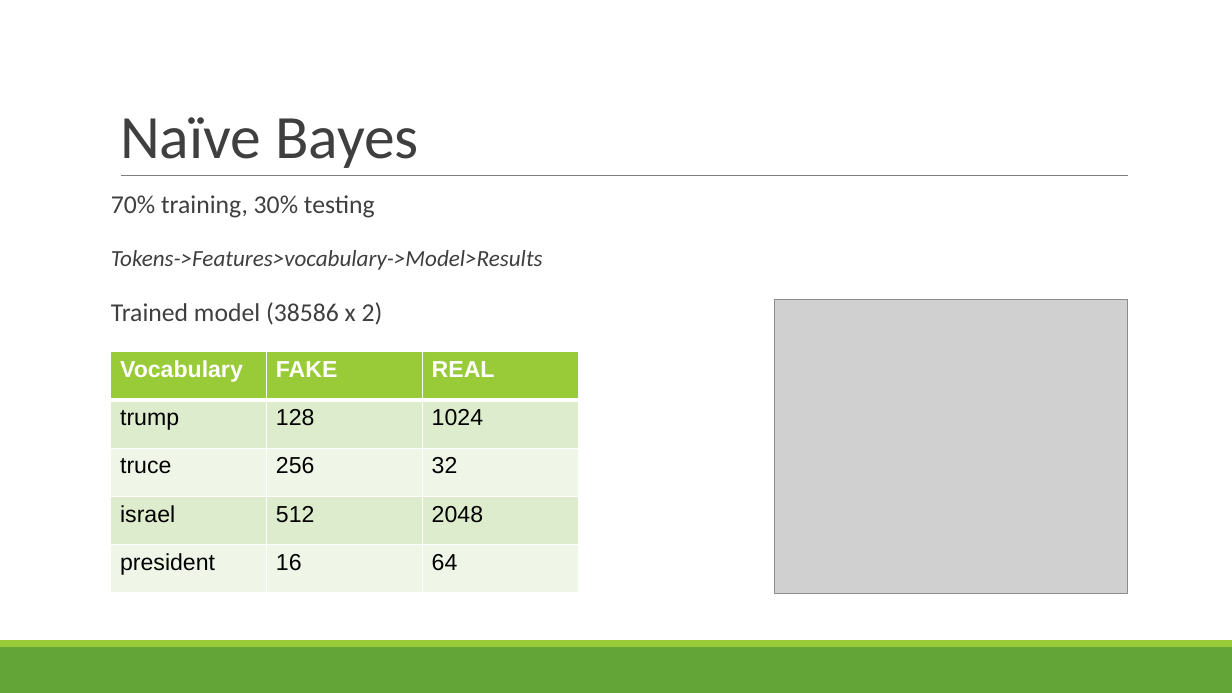
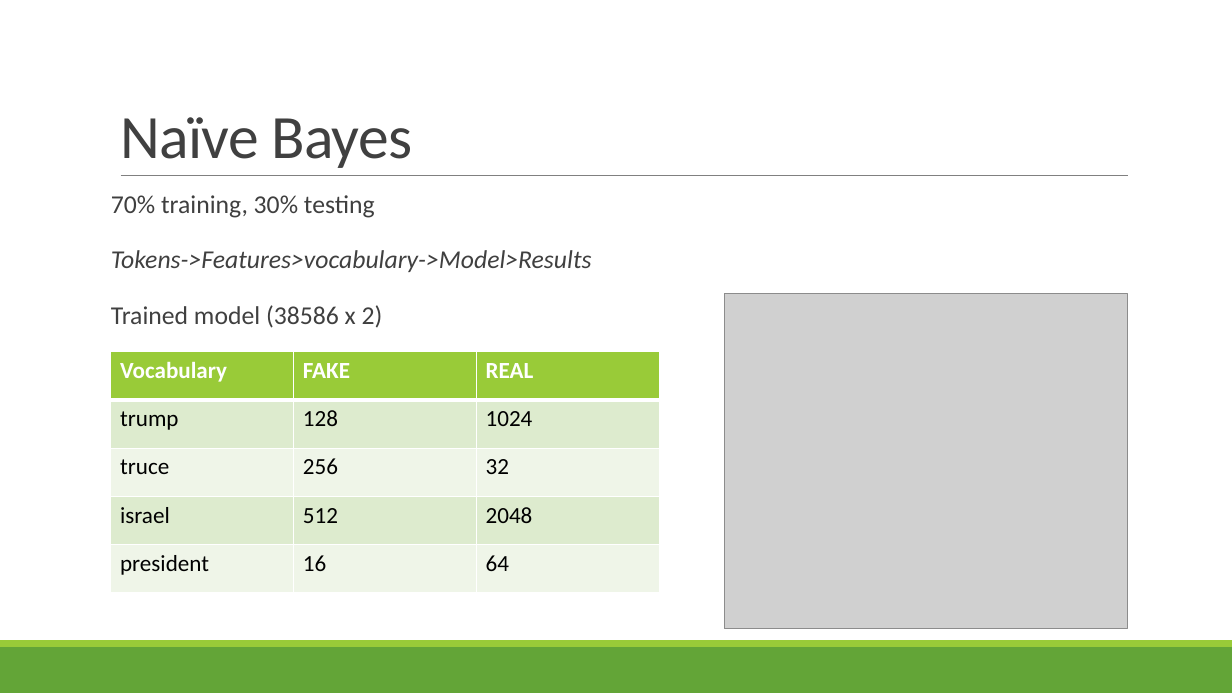
Before and after one commit to LinghanX/Project_Veritas, a slide deck: slide 11 of presentations/FakeNews_Final.pptx. Drawn at 1232x693 pixels with LibreOffice and Linux fonts; fonts in the diff are those of the drawing; grey boxes stand for pictures. Boxes give left, top, right and bottom in pixels: in the first picture for what was removed or moved away, otherwise in the second. Text is boxed around its words. In the diff, an @@ line names an element or a change of style, - is before the commit and + after.

Commit message:
update

```diff
--- a/presentations/FakeNews_Final.pptx
+++ b/presentations/FakeNews_Final.pptx
@@ title "Naïve Bayes" at (120, 117, 412, 168): text colour #3F3F3F to #404040, letter spacing 0 to -0.5 pt; indent changed @@
@@ text at (111, 250, 592, 328): size 18 to 20 pt in "Tokens->Features>vocabulary->Model>Results"; text colour #3F3F3F to #404040 in "Tokens->Features>vocabulary->Model>Results", "Trained model (38586 x 2)" @@
@@ picture: place and size @@
-picture at (775, 299, 1128, 593)
+picture at (725, 293, 1128, 628)
@@ table at (111, 352, 660, 593) @@
@@ fill #DDECCC to #DEECCE in 6 cells @@
@@ fill #EFF6E7 to #EFF6E8 in 6 cells @@
@@ font Arial to Calibri @@
@@ table: place and size @@
-table at (111, 352, 579, 655)
+table at (111, 352, 660, 593)
```
Also in this commit, not shown: 14 other slides changed.
